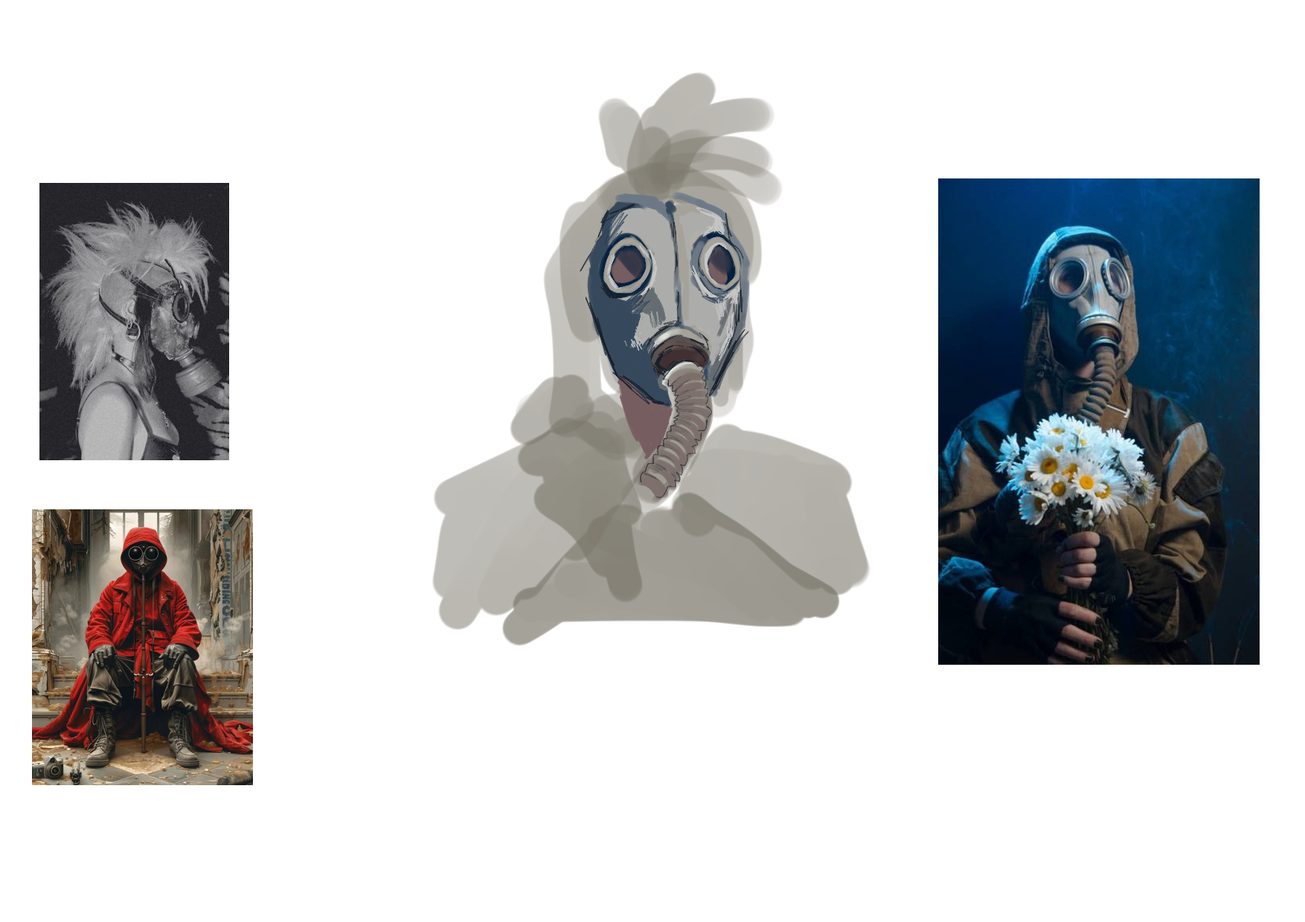
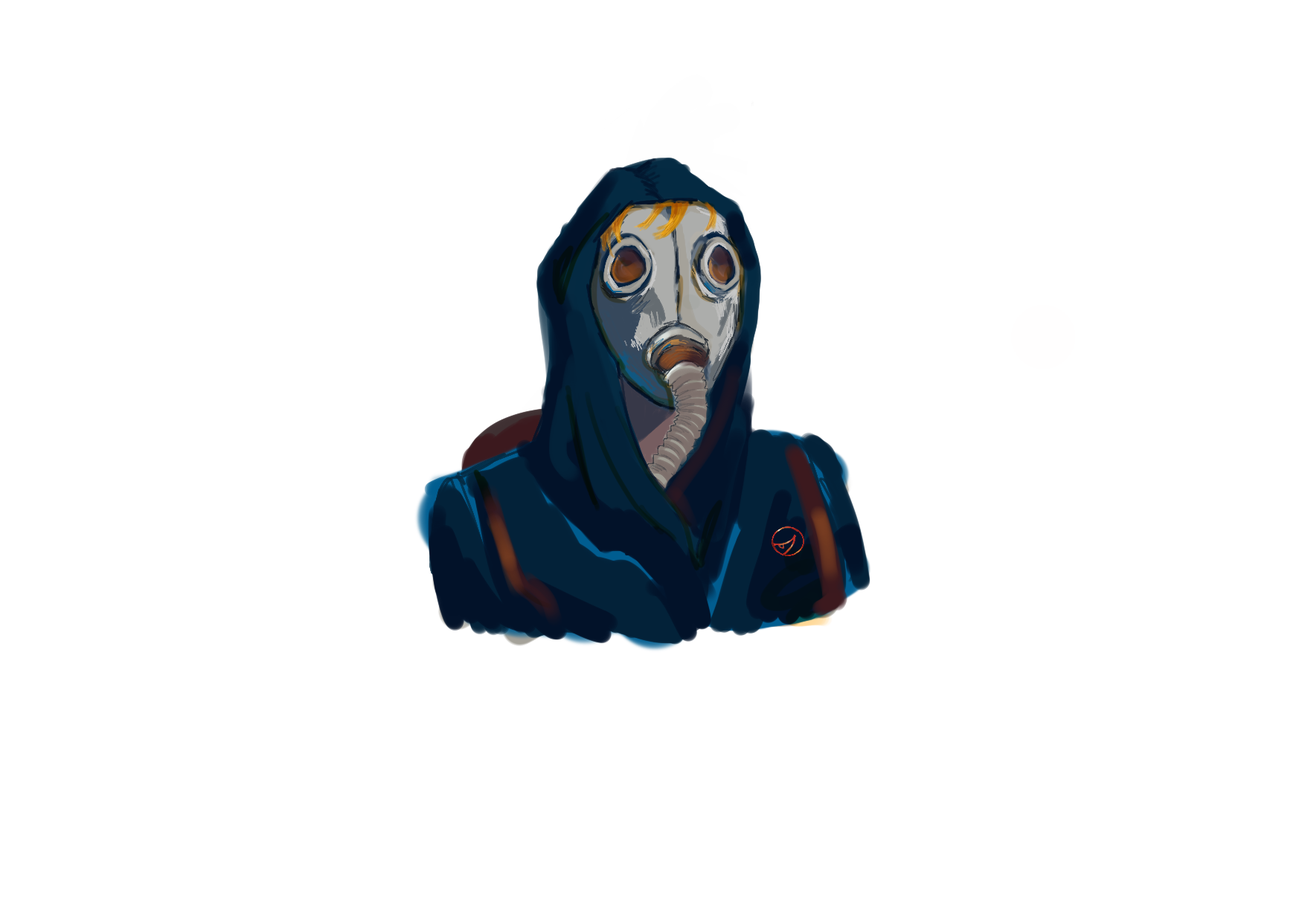
Before/after of a 1305x922 layered artwork. What changed in the layer stack:
added layer "Paint Layer 5" above "Paint Layer 7" over [476, 238, 857, 653]
added layer "Paint Layer 7" (multiply) above "Paint Layer 6" over [428, 190, 857, 653]
added layer "Paint Layer 6" above "Paint Layer 3" over [571, 190, 762, 286]
added layer "Paint Layer 3" above "Paint Layer 4" over [414, 142, 1095, 665]
added layer "Paint Layer 4" above "Paint Layer 2" over [428, 380, 619, 524]
painted on "Paint Layer 2" over [571, 190, 762, 524]
painted on "Paint Layer 1" over [428, 72, 871, 653]
hid "Paint Layer 2 (pasted)", painted on it over [937, 178, 1260, 665]
hid "Paint Layer 3 (pasted)" (1st of 2), painted on it over [39, 182, 230, 461]
hid "Paint Layer 3 (pasted)" (2nd of 2) over [31, 428, 253, 786]
